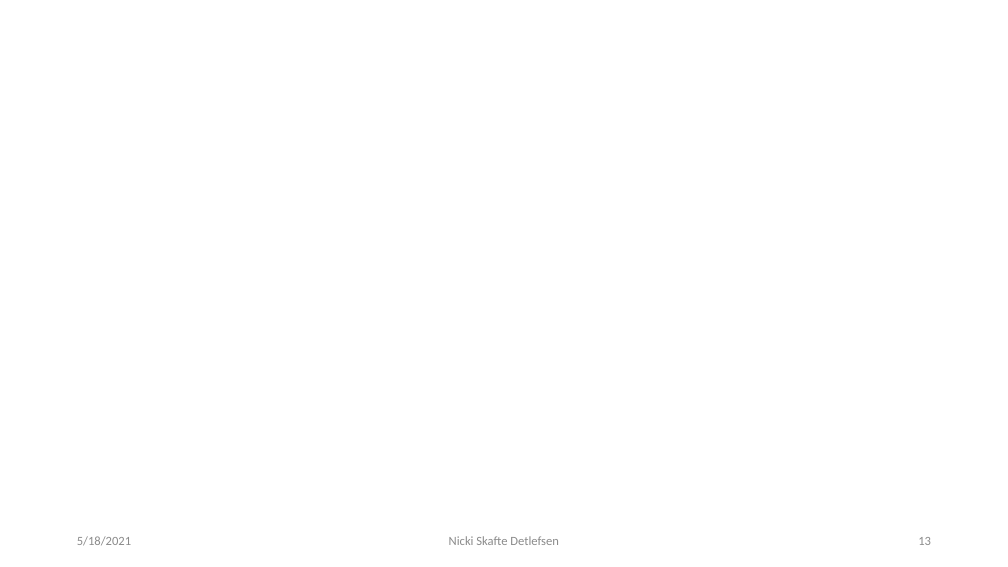
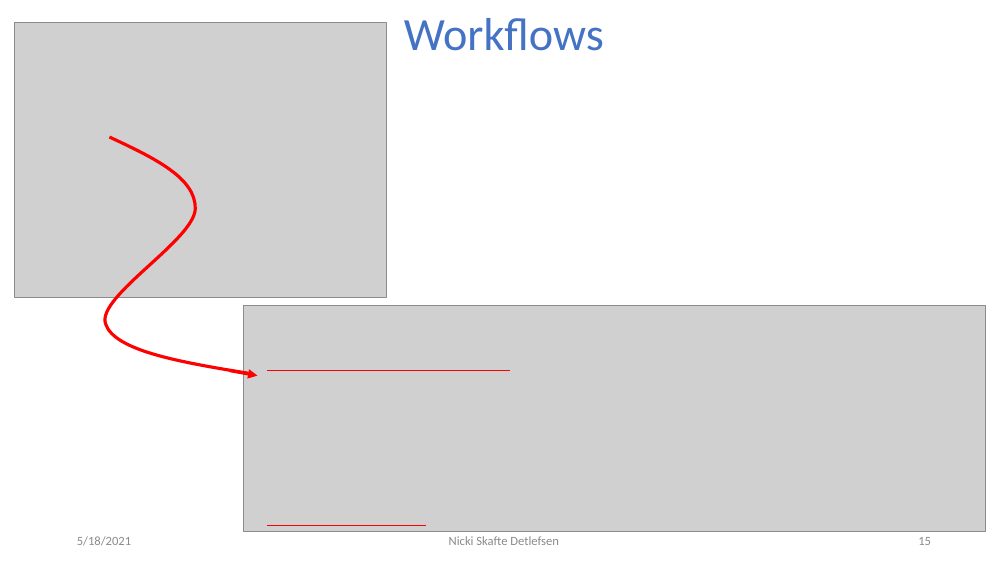
Before and after one commit to DeepEasterbunny/dtu_mlops, a slide deck: slide 15 of 04_continues_integration/ci.pptx (slide 13 before the commit). Drawn at 1008x567 pixels with LibreOffice and Linux fonts; fonts in the diff are those of the drawing; grey boxes stand for pictures; background and template pictures are left out. Boxes give left, top, right and bottom in pixels: in the first picture for what was removed or moved away, otherwise in the second. Text is boxed around its words. In the diff, an @@ line names an element or a change of style, - is before the commit and + after.

```diff
--- a/04_continues_integration/ci.pptx
+++ b/04_continues_integration/ci.pptx
@@ picture added at (14, 23, 386, 298) @@
@@ title added at (404, 18, 604, 51), 44 pt, text #4472C4 @@
+Workflows
@@ freeform shape added at (105, 137, 248, 373), outline #FF0000 3 pt @@
@@ picture added at (243, 306, 986, 532) @@
@@ arrow added from (230, 371) to (258, 376), #FF0000 3 pt @@
@@ line added from (267, 371) to (510, 371), #FF0000 0.5 pt @@
@@ line added from (267, 526) to (426, 526), #FF0000 0.5 pt @@
```
Also in this commit, not shown: 2 other slides changed, 5 slides added, 1 other file.
